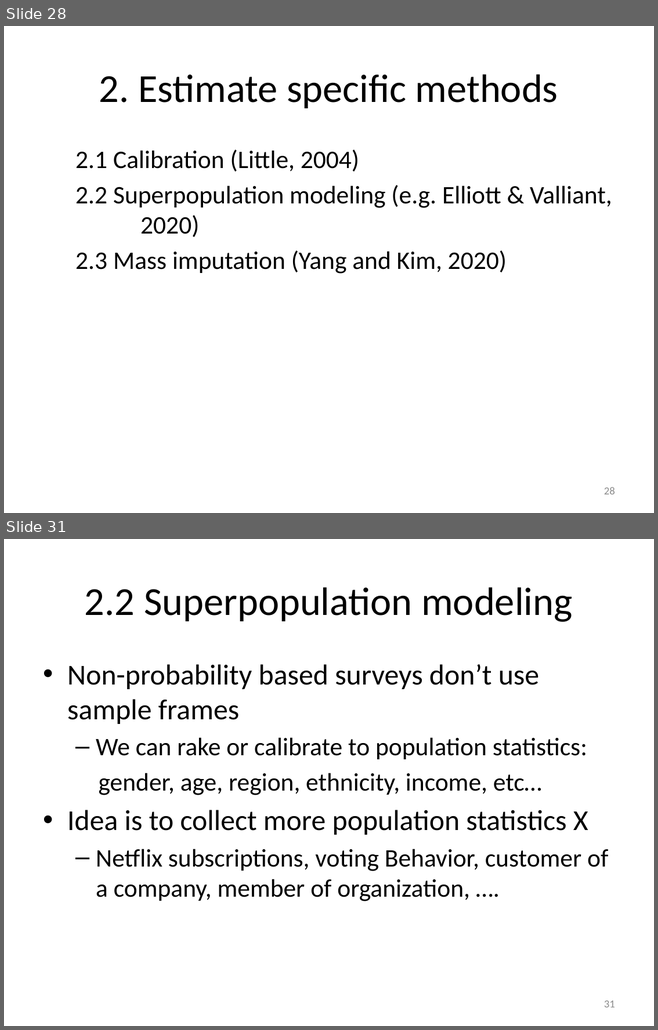
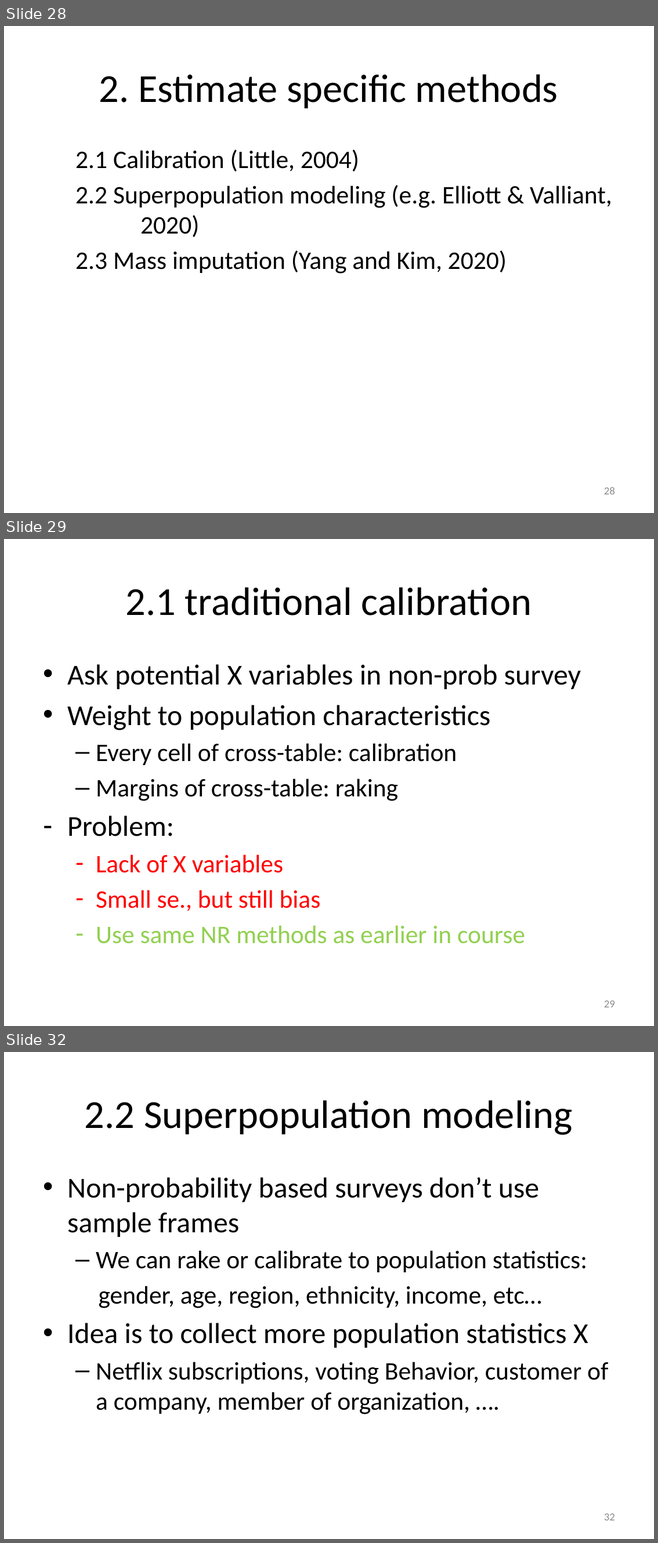
Before and after one commit to peterlugtig/peterlugtig.github.io, a slide deck: static/files/SDA/week13/lecture_week_13.pptx. Shown one above the other, each under a label of ours: slides 28 and 31 before the commit, slides 28, 29 and 32 after it; the slides between them are not shown. The pictures are 658x1030 and 658x1543 pixels, drawn with LibreOffice and Linux fonts; fonts in the diff are those of the drawing. Boxes give left, top, right and bottom in pixels: in the first picture for what was removed or moved away, otherwise in the second. Text is boxed around its words. In the diff, an @@ line names an element or a change of style, - is before the commit and + after.

```diff
--- a/static/files/SDA/week13/lecture_week_13.pptx
+++ b/static/files/SDA/week13/lecture_week_13.pptx
@@ slide 29 added at bbox=[4, 539, 654, 1026], background #FFFFFF @@
@@ title added at bbox=[126, 587, 531, 616], 44 pt, text #000000 @@
+2.1 traditional calibration
@@ text added at bbox=[67, 664, 581, 944], 28 pt, text #000000 @@
+• Ask potential X variables in non-prob survey
+• Weight to population characteristics
+  – Every cell of cross-table: calibration
+  – Margins of cross-table: raking
+– Problem:
+  – Lack of X variables
+  – Small se., but still bias
+  – Use same NR methods as earlier in course
@@ page number added at bbox=[604, 1001, 615, 1008], 12 pt, text #8C8C8C @@
+29
@@ what was slide 31 is now slide 32 @@
@@ page number at bbox=[604, 1514, 615, 1521]: text changed @@
-31
+32
```
Also in this commit, not shown: 2 slides changed, 8 other files.
